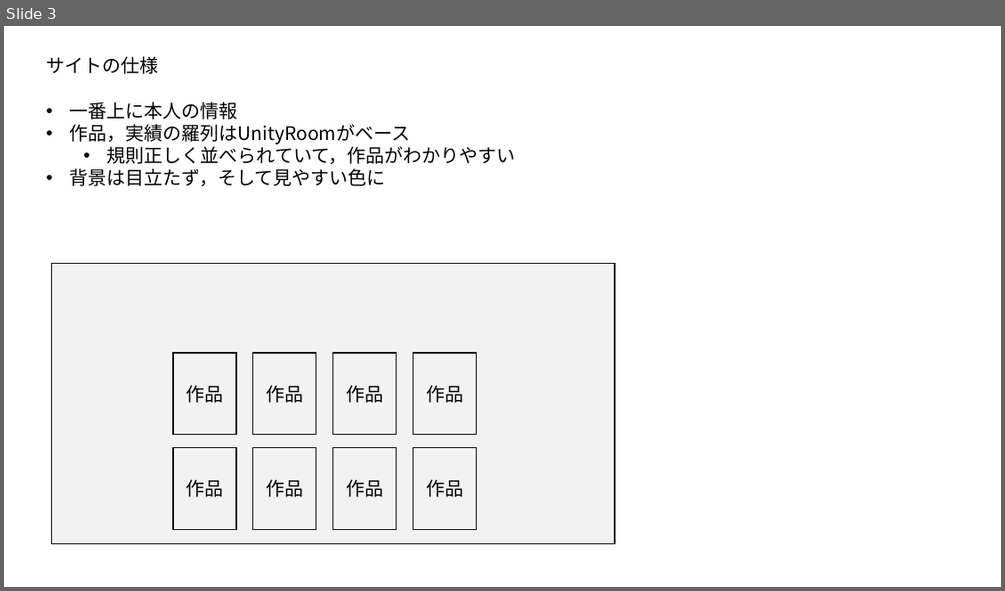
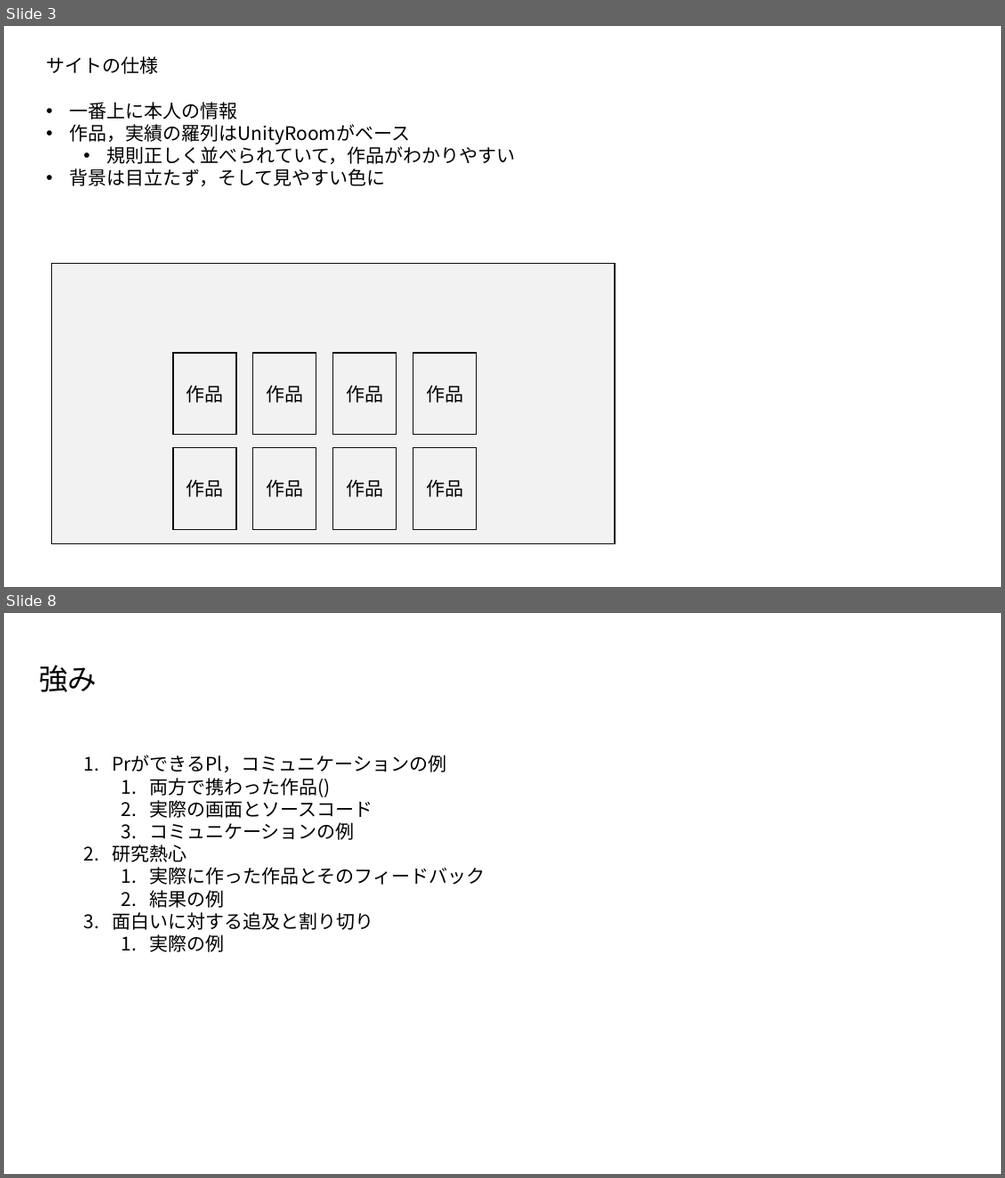
Before and after one commit to NottyAce/NotoWebSite, a slide deck: サイト設計図.pptx. Shown one above the other, each under a label of ours: slide 3 before the commit, slides 3 and 8 after it; the slides between them are not shown. The pictures are 1005x591 and 1005x1178 pixels, drawn with LibreOffice and Linux fonts; fonts in the diff are those of the drawing. Boxes give left, top, right and bottom in pixels: in the first picture for what was removed or moved away, otherwise in the second. Text is boxed around its words. In the diff, an @@ line names an element or a change of style, - is before the commit and + after.

Commit message:
動画構成について記載
内容は書いた
あとはできるかどうか

```diff
--- a/サイト設計図.pptx
+++ b/サイト設計図.pptx
@@ slide 8 added at <box>4,613,1001,1174</box>, background #FFFFFF @@
@@ text added at <box>39,665,97,692</box>, 28 pt, text #000000 @@
+強み
@@ text added at <box>112,755,485,952</box>, 18 pt, text #000000 @@
+1. PrができるPl，コミュニケーションの例
+  1. 両方で携わった作品()
+  2. 実際の画面とソースコード
+  3. コミュニケーションの例
+2. 研究熱心
+  1. 実際に作った作品とそのフィードバック
+  2. 結果の例
+3. 面白いに対する追及と割り切り
+  1. 実際の例
```
Also in this commit, not shown: 4 other slides added.
